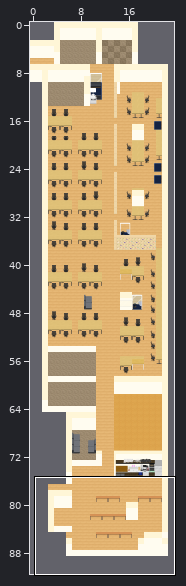
Tiled map (JSON), stored at maps/map.json. The first picture is a wide view before the edit; the outline marks the close-up.
Close-up. Old version:
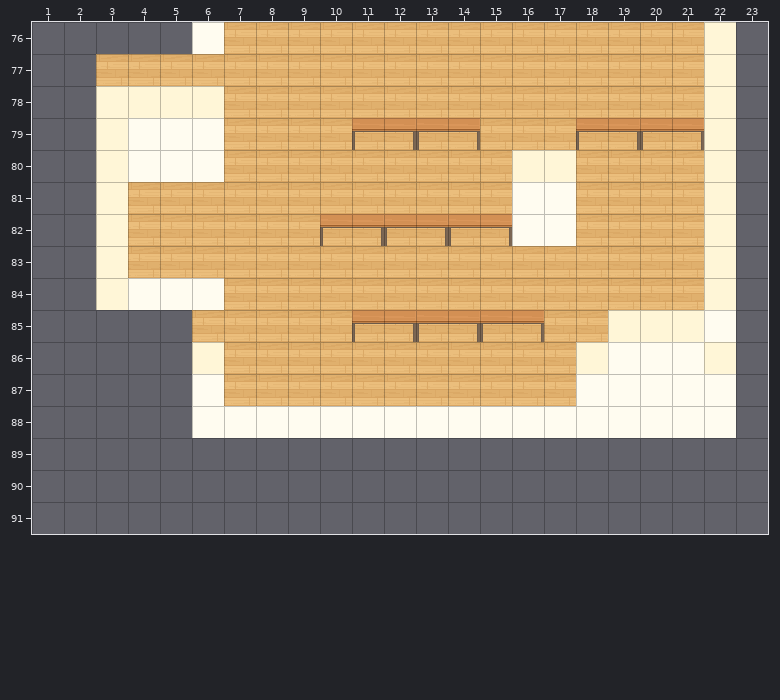
Cells are 32x32 px. Shown: x 1..23, y 76..91. The commit also changed other parts of the map, which this record leaves out.
Now the later version:
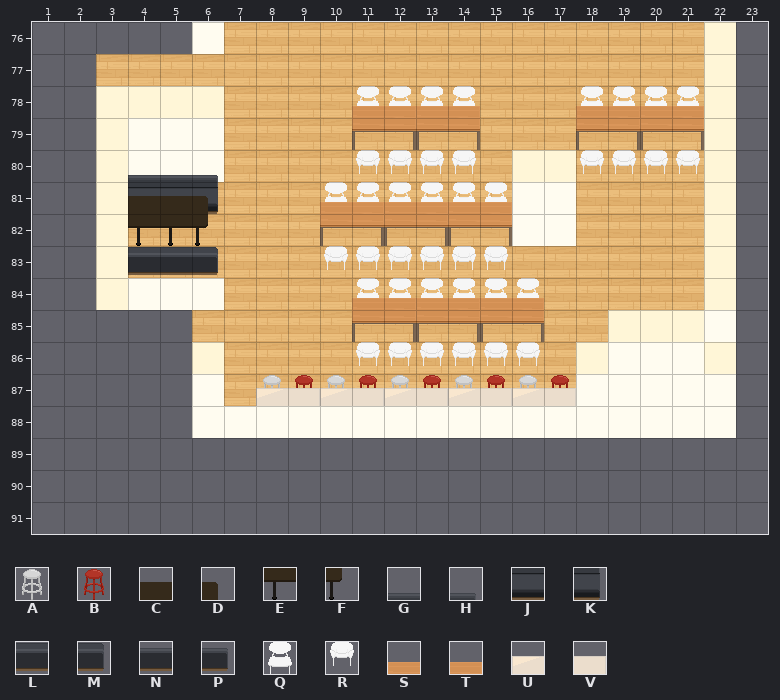
Key: from "Pack 1": A 53, B 54, C 163, D 164, E 188, F 189, G 213, H 214, J 238, K 239, L 263, M 264, N 288, P 289, Q 332, R 333; from "WA_Tables": S 0, T 1, U 40, V 41.
_ is an empty cell.
What changed:
Layer "furniture":
y 78: x 11..14 ____ -> QQQQ; x 18..21 ____ -> QQQQ
y 80: x 4..6 ___ -> GGH
y 81: x 4..6 ___ -> JJK; x 10..15 ______ -> QQQQQQ
y 82: x 4..6 ___ -> EEF
y 83: x 4..6 ___ -> LLM
y 84: x 11..16 ______ -> QQQQQQ
y 87: x 8..17 __________ -> ABABABABAB
Layer "aboveFurniture":
y 81: x 4..6 ___ -> CCD
Layer "abovePlayer1":
y 78: x 11..14 ____ -> STST; x 18..21 ____ -> STST
y 80: x 11..14 ____ -> RRRR; x 18..21 ____ -> RRRR
y 81: x 10..15 ______ -> STSTST
y 83: x 4..6 ___ -> NNP; x 10..15 ______ -> RRRRRR
y 84: x 11..16 ______ -> STSTST
y 86: x 11..16 ______ -> RRRRRR
y 87: x 8..17 __________ -> UVUVUVUVUV
